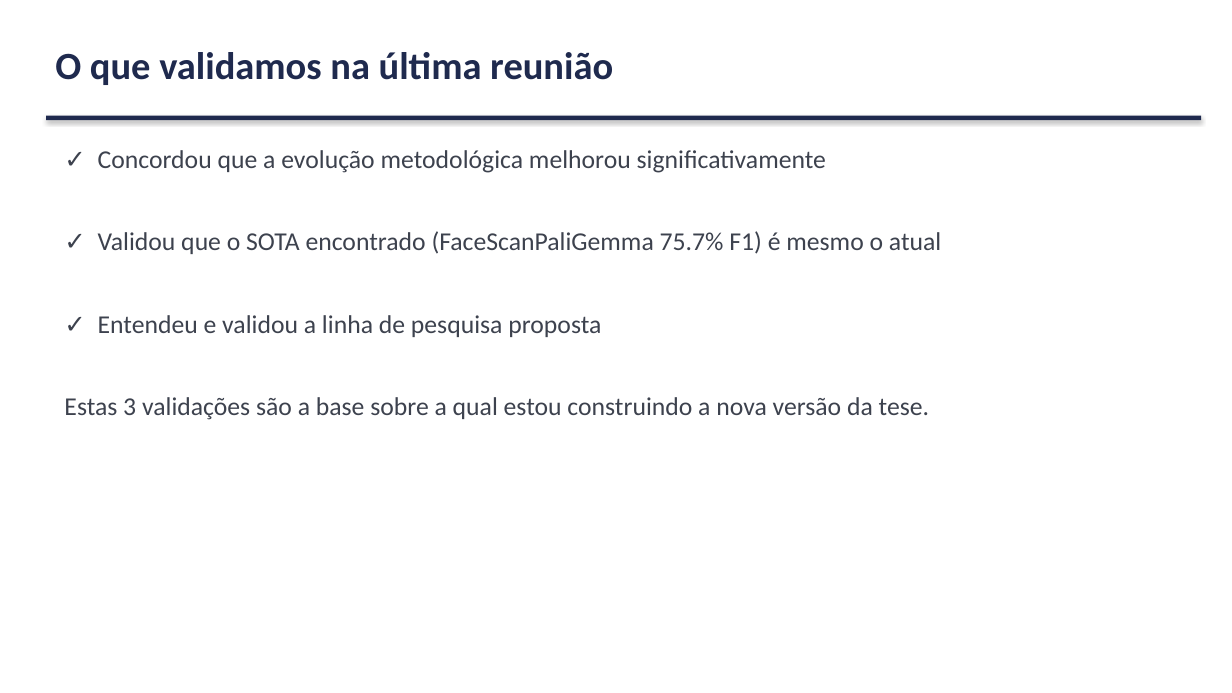
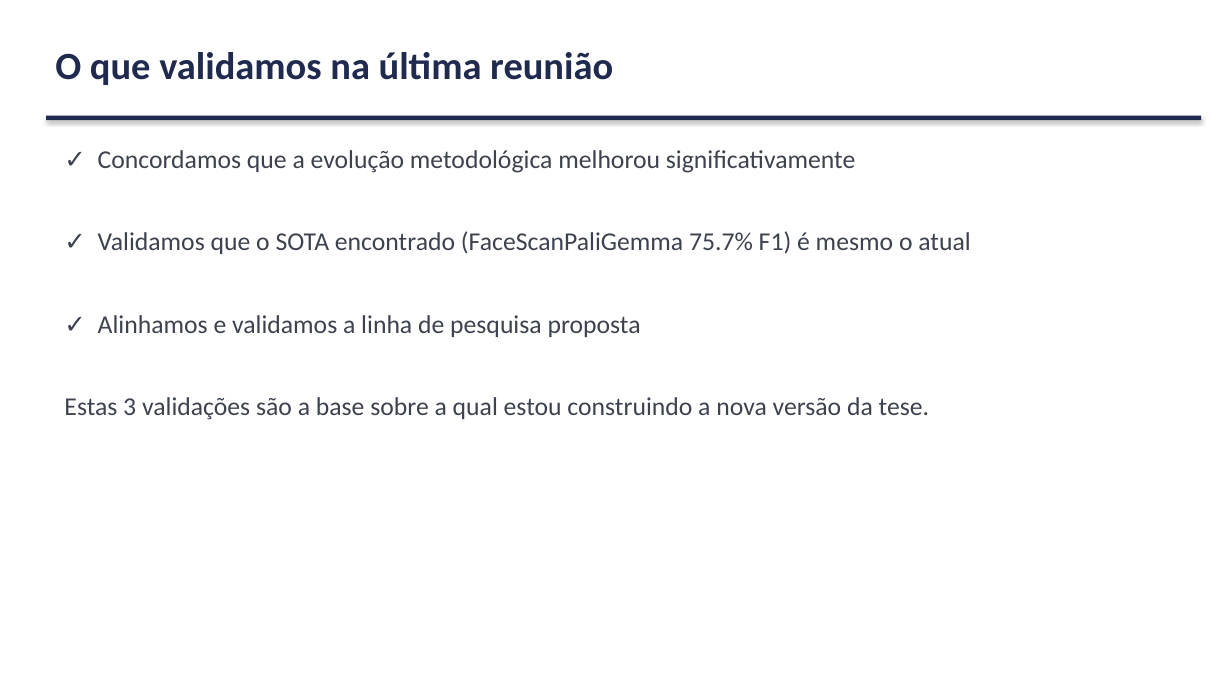
Before and after one commit to marcellozzetti/Facial-Recognition-Models-Mitigating-Bias, a slide deck: slide 5 of docs/ativo/material_reuniao_orientador_v3.2.1.pptx. Drawn at 1232x693 pixels with LibreOffice and Linux fonts; fonts in the diff are those of the drawing. Boxes give left, top, right and bottom in pixels: in the first picture for what was removed or moved away, otherwise in the second. Text is boxed around its words. In the diff, an @@ line names an element or a change of style, - is before the commit and + after.

```diff
--- a/docs/ativo/material_reuniao_orientador_v3.2.1.pptx
+++ b/docs/ativo/material_reuniao_orientador_v3.2.1.pptx
@@ text at [98, 150, 970, 337]: text changed @@
-✓ Concordou que a evolução metodológica melhorou significativamente
-✓ Validou que o SOTA encontrado (FaceScanPaliGemma 75.7% F1) é mesmo o atual
-✓ Entendeu e validou a linha de pesquisa proposta
+✓ Concordamos que a evolução metodológica melhorou significativamente
+✓ Validamos que o SOTA encontrado (FaceScanPaliGemma 75.7% F1) é mesmo o atual
+✓ Alinhamos e validamos a linha de pesquisa proposta
```
Also in this commit, not shown: 1 other file.
